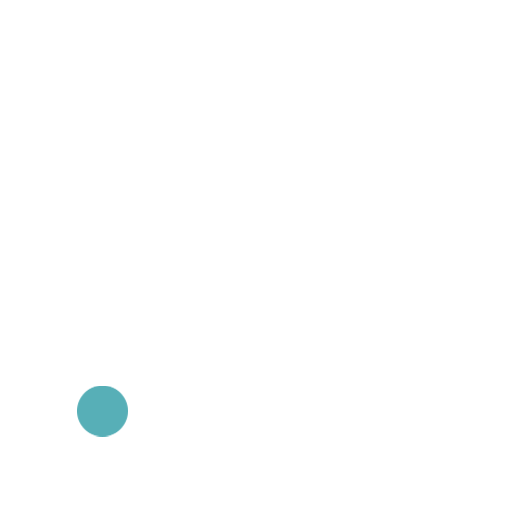
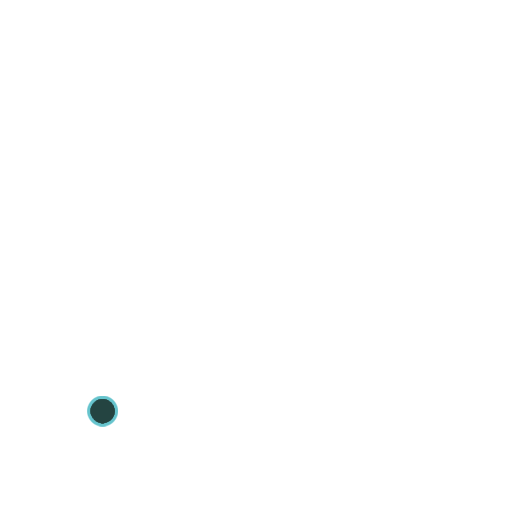
Layers edited between the first and the second 512x512 image:
added layer "Layer 1 copy" above "Layer 1" over 87, 396, 118, 427
hid "Layer 1" over 77, 386, 128, 437
